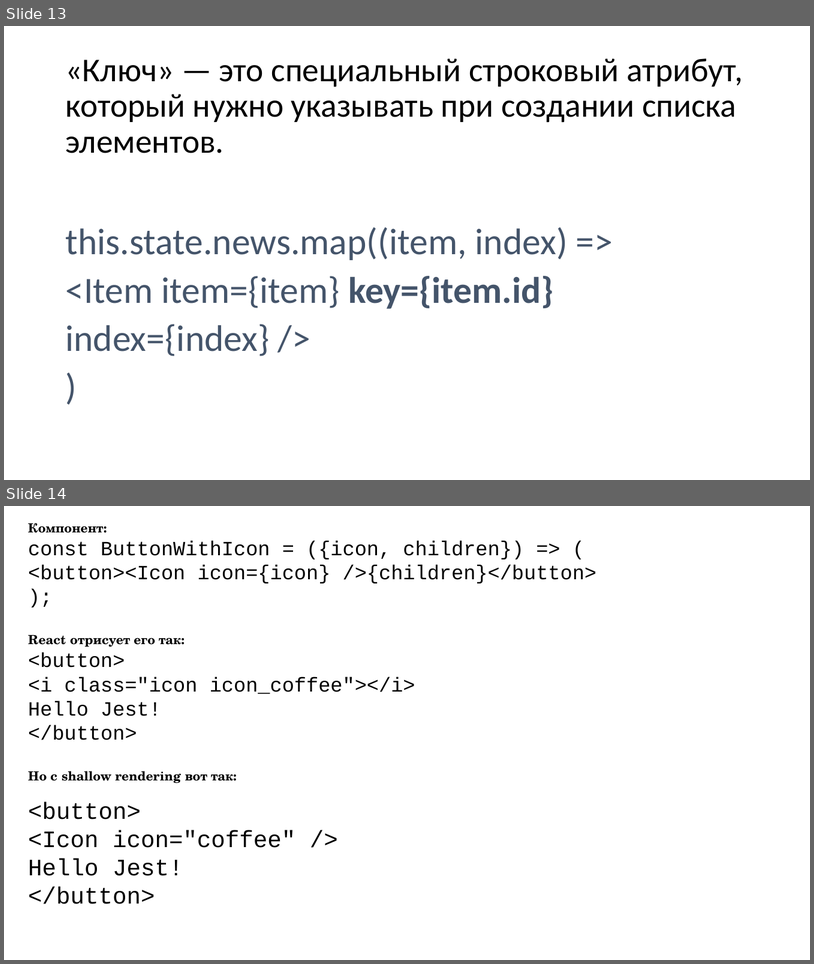
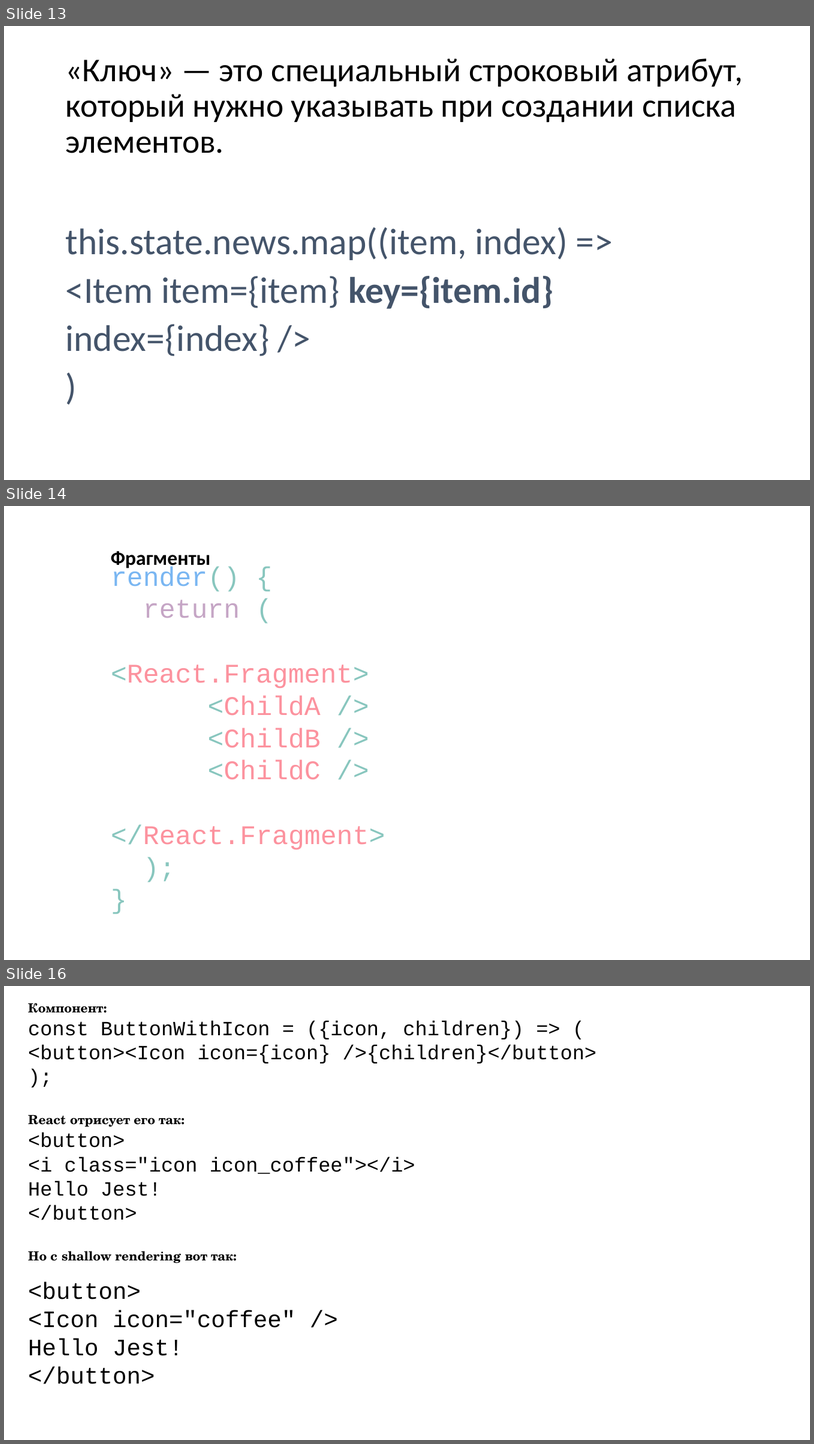
Before and after one commit to spiderpoul/react-redux-hooks, a slide deck: React.pptx. Shown one above the other, each under a label of ours: slides 13 and 14 before the commit, slides 13, 14 and 16 after it; the slides between them are not shown. The pictures are 814x964 and 814x1444 pixels, drawn with LibreOffice and Linux fonts; fonts in the diff are those of the drawing. Boxes give left, top, right and bottom in pixels: in the first picture for what was removed or moved away, otherwise in the second. Text is boxed around its words. In the diff, an @@ line names an element or a change of style, - is before the commit and + after.

```diff
--- a/React.pptx
+++ b/React.pptx
@@ slide 14 added at bbox=[4, 506, 810, 960], background #FFFFFF @@
@@ text added at bbox=[111, 551, 211, 570], 24 pt, text #000000, bold @@
+Фрагменты
@@ subtitle added at bbox=[111, 567, 386, 849], 32 pt, text #FC929E @@
+render() {
+return (
+<React.Fragment>
+<ChildA />
+<ChildB />
+<ChildC />
+</React.Fragment>
+);
+}
@@ what was slide 14 is now slide 16 @@
```
Also in this commit, not shown: 1 other slide added, 1 other file.
